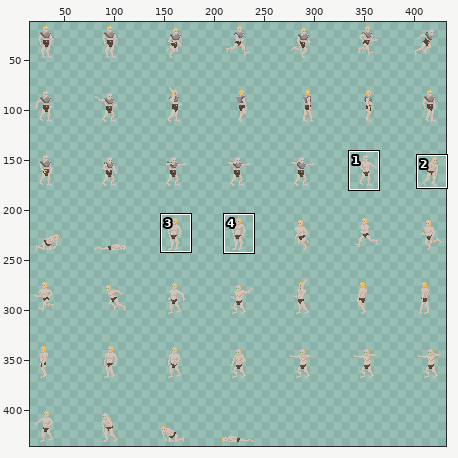
Pixel-art file -- Sprites/Player/Equipment/plate_armor.aseprite. The picture above shows the old version from afar; the outline marks the close-up.
Close-up. Before:
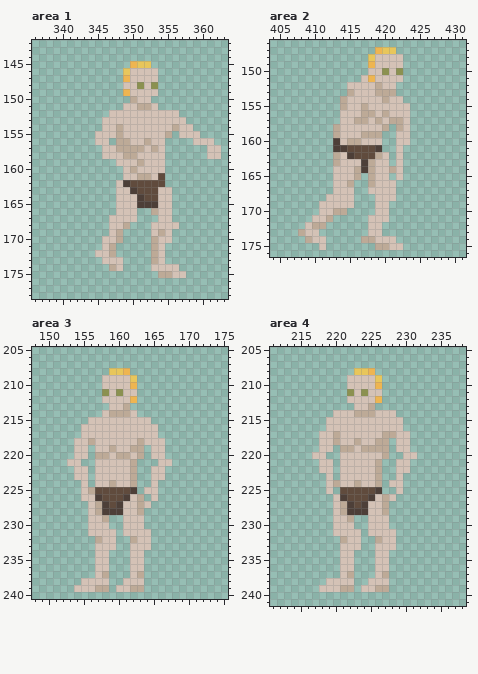
448x448 pixels, 1 frame. Shown: area 1: x 336..363, y 142..178; area 2: x 404..431, y 146..176; area 3: x 148..175, y 205..240; area 4: x 211..238, y 205..241. The wide view leaves out empty margins. The commit also changed other parts of the picture, which this record leaves out.
The same view after the edit:
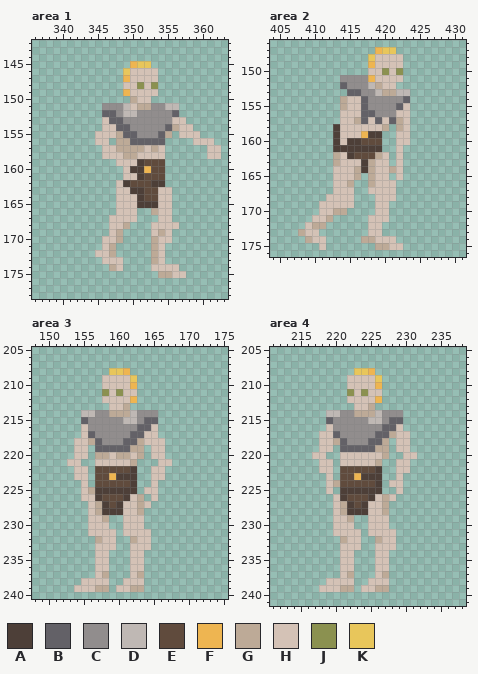
Palette (. is transparent): A #4d3f38  B #636167  C #918d8d  D #bfb8b4  E #604b3d  F #eeb551  G #bdaa97  H #d4c2b6  J #8b9150  K #e8c65b
The exact change:
Changed rows in their new state; - is an unchanged pixel.
Area 1, layer "Layer 1":
first column x 346:
151 CCCD---CCDD
152 BBCDDCCCCCB
153 -BBCCCCCCC-
154 --BBCCCCCB-
155 ---BBCCCB--
156 ----BBBBB--
159 -----AEEE--
160 ----AAFEE--
161 -----AEE---
162 -------AA--
163 -----A-----
Area 2, layer "Layer 1":
first column x 413:
151 -CCCC------
152 -BCCCD-----
153 --BBCCD--DD
154 ----BCCCCCB
155 ----BCCCCB-
156 ----BBCCC--
157 ----B-B-B--
158 A----------
159 A---FAA----
160 --AAEEE----
161 --AAAA-----
Area 3, layer "Layer 1":
first column x 155:
214 DDCC---DCCC
215 BCCCCCDDCBB
216 -CCCCCCCBB-
217 -BCCCCCBB--
218 --BCCCBB---
219 --BBBBB----
222 --EEEEEA---
223 --EEFAAA---
224 --EEEEEA---
225 --AAAAA----
Area 4, layer "Layer 1":
first column x 219:
214 DDCC---DCCC
215 BCCCCCDDCBB
216 -CCCCCCCBB-
217 -BCCCCCBB--
218 --BCCCBB---
219 --BBBBB----
222 --EEEEEA---
223 --EEFAAA---
224 --EEEEEA---
225 --AAAAA----
Changed places in both close-ups, as pixel boxes (x1, y1, x2, y2):
changed: (102, 103, 179, 194)
changed: (333, 75, 410, 152)
changed: (81, 410, 158, 494)
changed: (326, 410, 403, 494)
